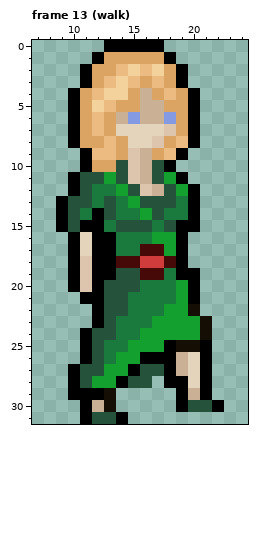
Two versions of one pixel-art file, Assets/Art/Sprites/wizard.ase. This is how it looked before the edit.
32x32 pixels, 54 frames. Shown: frame 13 (walk): x 7..24, y 0..31. The commit also changed other frames, which this record leaves out.
New version:
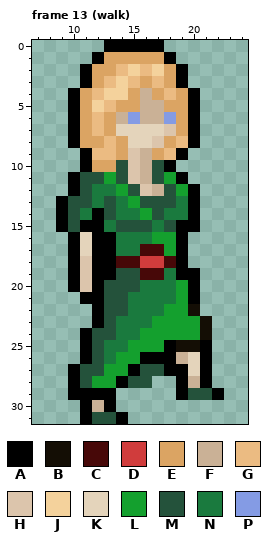
Palette (. is transparent): A #000000  B #140e05  C #470808  D #d03c3c  E #dba463  F #cab196  G #ebbb82  H #dcc5ac  J #f4d29c  K #e4d4bb  L #14a02e  M #24523b  N #1a7a3e  P #849be4
The exact change:
{"where": "frame 13 (walk), layer \"char\""}
{"frame":13,"y":27,"x":19,"old":"F","new":"A"}
{"frame":13,"y":28,"x":18,"old":"A","new":"."}
{"frame":13,"y":28,"x":20,"old":"K","new":"F"}
{"frame":13,"y":29,"x":13,"old":"B","new":"A"}
{"frame":13,"y":29,"x":20,"old":"FA.","new":"MMA"}
{"frame":13,"y":30,"x":13,"old":"B","new":"A"}
{"frame":13,"y":30,"x":19,"old":"AMMA","new":"...."}
{"label":"changed","picture_box":[104,364,224,412]}
